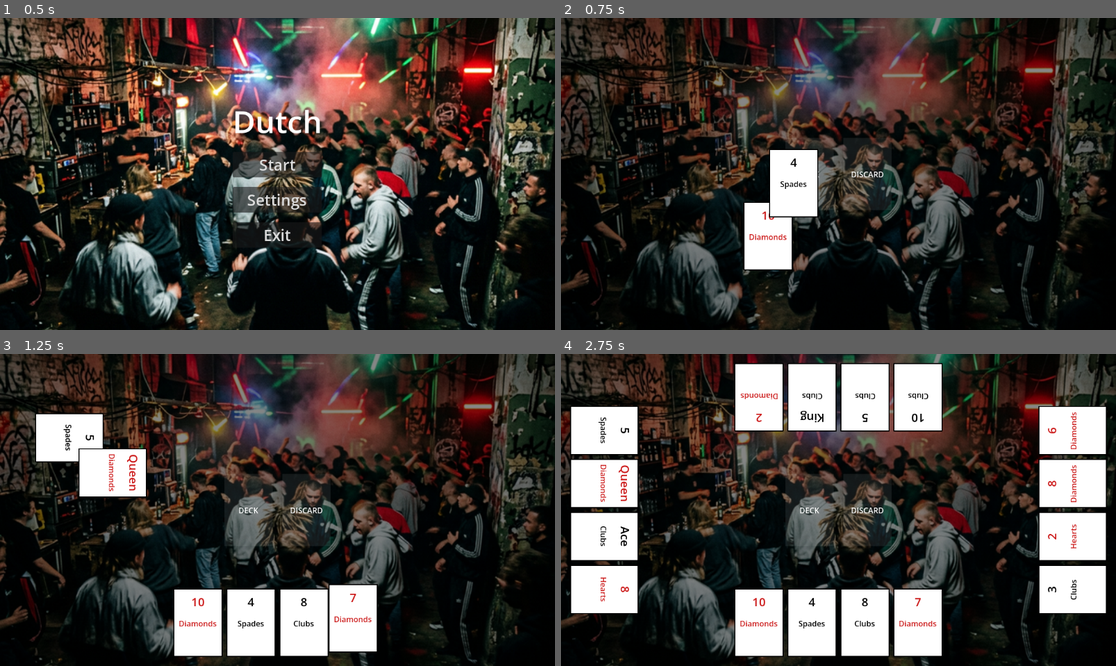
Above: before the commit, frames 1-4 (two rows, left to right).
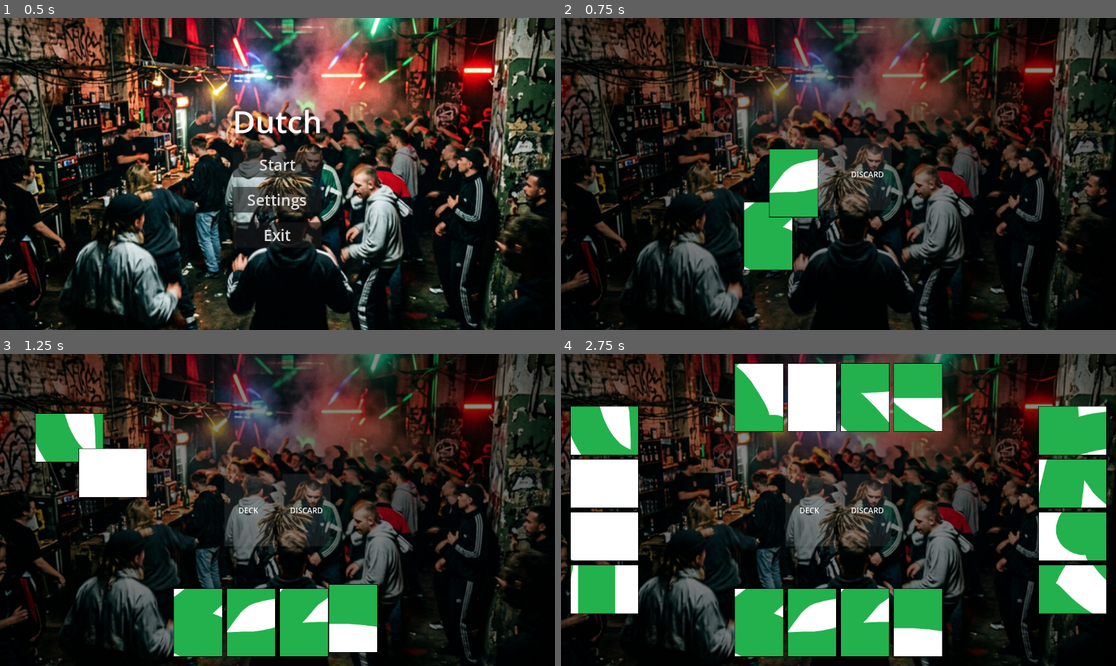
Above: after the commit, the same moments.

Repository: DinVin24/dutch
Game: Godot game, scene res://main_menu.tscn
The game is run twice, just before and just after one commit, with the same random seed, the same clock (stepped at 60 frames per second) and the same inputs.
Inputs (mouse positions are in pixels of both pictures, inside the frame that each line leads up to):
- Up to frame 1 (0.5 s): no input
- Up to frame 2 (0.75 s): click "Start" at 0.5 s
- Up to frame 3 (1.25 s): no input
- Up to frame 4 (2.75 s): click (760, 622) at 1.27 s; click (760, 622) at 2.02 s

Frame 1 is identical in both runs. In frame 2, 3.0% of the frame differs, in the area x 32-47%, y 42-81%; in frame 3, 7.6%; in frame 4, 19%, in the area x 1-99%, y 3-97%.

Commit message:
Enhance card texture loading with static caching and detailed diagnostics

Diff:
--- a/card.gd
+++ b/card.gd
@@ -21,6 +21,9 @@
 # Grid mapping (Matching user's exact specification)
 const SUIT_ORDER = ["Hearts", "Diamonds", "Clubs", "Spades"]
 const RANK_ORDER = ["Ace", "2", "3", "4", "5", "6", "7", "8", "9", "10", "Jack", "Queen", "King"]
+
+# Static cache to avoid reloading the same file 52 times
+static var _master_texture: Texture2D = null
 
 func setup(p_data: CardData) -> void:
 	data = p_data
@@ -74,20 +77,26 @@
 		modulate = Color(1, 1, 1)
 
 func _apply_atlas_textures():
-	if not FileAccess.file_exists(SPRITE_SHEET_PATH):
-		front_face.texture = null
-		back_face.texture = null
-		return
+	if _master_texture == null:
+		if not FileAccess.file_exists(SPRITE_SHEET_PATH):
+			print("CardUI Error: Sprite sheet NOT found at ", SPRITE_SHEET_PATH)
+			front_face.texture = null
+			back_face.texture = null
+			return
 
-	var atlas = load(SPRITE_SHEET_PATH)
-	if not atlas:
-		return
+		_master_texture = load(SPRITE_SHEET_PATH)
+		if _master_texture:
+			print("CardUI: Master sprite sheet loaded successfully (", _master_texture.get_width(), "x", _master_texture.get_height(), ")")
+		else:
+			print("CardUI Error: Failed to load master sprite sheet as a texture!")
+			return
 
 	# Back Face Calculation (Row 4, Col 0 as per guide)
-	var back_atlas = AtlasTexture.new()
-	back_atlas.atlas = atlas
-	back_atlas.region = Rect2(0, 4 * CARD_HEIGHT, CARD_WIDTH, CARD_HEIGHT)
-	back_face.texture = back_atlas
+	if back_face.texture == null:
+		var back_atlas = AtlasTexture.new()
+		back_atlas.atlas = _master_texture
+		back_atlas.region = Rect2(0, 4 * CARD_HEIGHT, CARD_WIDTH, CARD_HEIGHT)
+		back_face.texture = back_atlas
 
 	# Front Face Calculation
 	var suit_idx = SUIT_ORDER.find(data.suit.capitalize())
@@ -95,10 +104,11 @@
 
 	if suit_idx != -1 and rank_idx != -1:
 		var front_atlas = AtlasTexture.new()
-		front_atlas.atlas = atlas
+		front_atlas.atlas = _master_texture
 		front_atlas.region = Rect2(rank_idx * CARD_WIDTH, suit_idx * CARD_HEIGHT, CARD_WIDTH, CARD_HEIGHT)
 		front_face.texture = front_atlas
 	else:
+		print("CardUI Error: Invalid rank/suit mapping: ", data.suit, "/", data.rank)
 		front_face.texture = null
 
 func set_selected(p_selected: bool):
Binary file added: assets/cards/playing_cards.png
